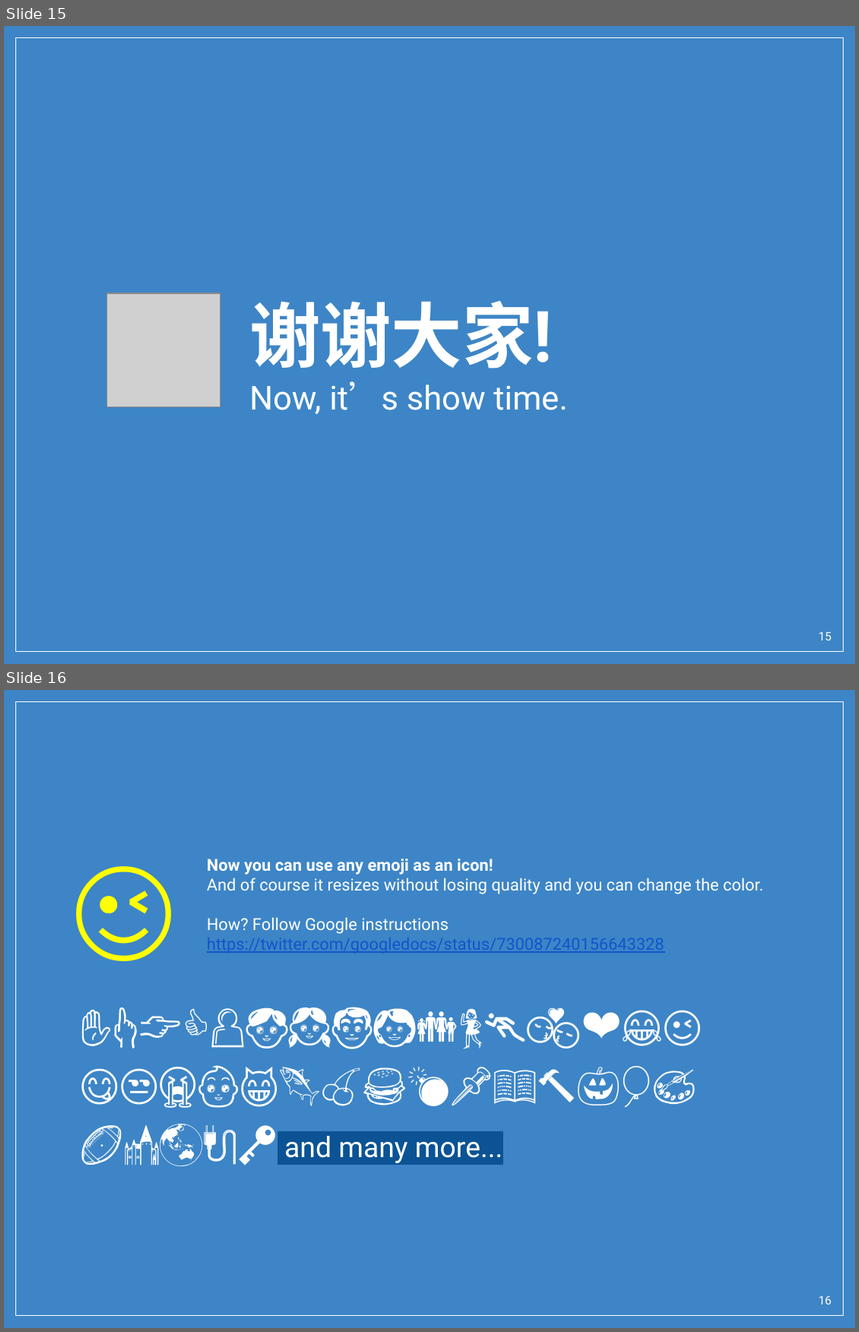
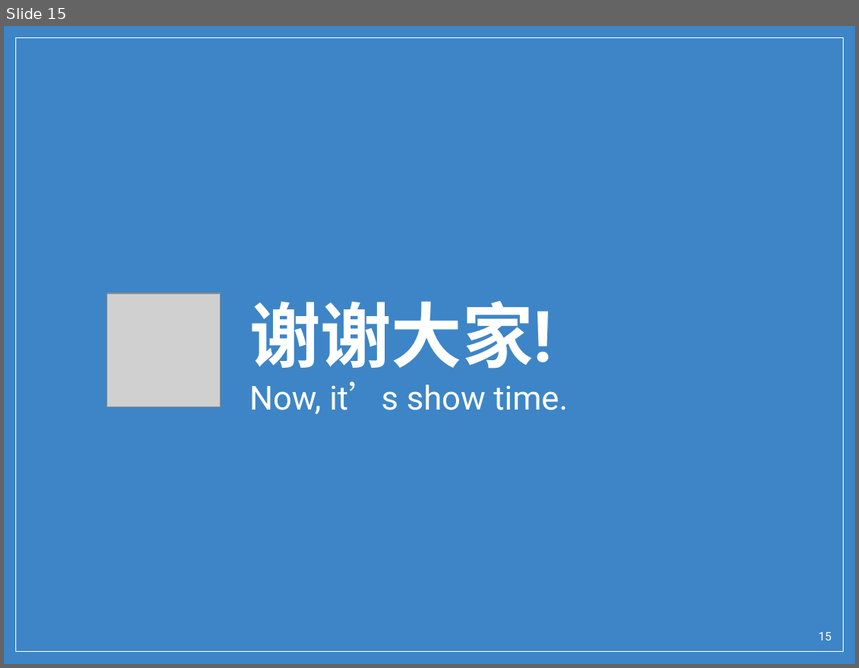
Before and after one commit to wu0792/ats_client, a slide deck: ext/share.pptx. Shown one above the other, each under a label of ours: slides 15 and 16 before the commit, slide 15 after it. The pictures are 859x1332 and 859x668 pixels, drawn with LibreOffice and Linux fonts; fonts in the diff are those of the drawing; grey boxes stand for pictures; background and template pictures are left out. Boxes give left, top, right and bottom in pixels: in the first picture for what was removed or moved away, otherwise in the second. Text is boxed around its words. In the diff, an @@ line names an element or a change of style, - is before the commit and + after.

Commit message:
PPT

```diff
--- a/ext/share.pptx
+++ b/ext/share.pptx
@@ slide 16 removed at (4,690,855,1328), background picture (left out); not listed: 1 template element that a slide beside it also shows @@
@@ text removed at (58,840,192,961) @@
-😉
@@ text removed at (207,859,763,953) @@
-Now you can use any emoji as an icon!
-And of course it resizes without losing quality and you can change the color.
-How? Follow Google instructions https://twitter.com/googledocs/status/730087240156643328
@@ text removed at (284,1136,503,1163) @@
-✋👆👉👍👤👦👧👨👩👪💃🏃💑❤😂😉😋😒😭👶😸🐟🍒🍔💣📌📖🔨🎃🎈🎨🏈🏰🌏🔌🔑 and many more...
@@ page number removed at (819,1296,832,1305) @@
-16
```
Also in this commit, not shown: 1 slide changed.
